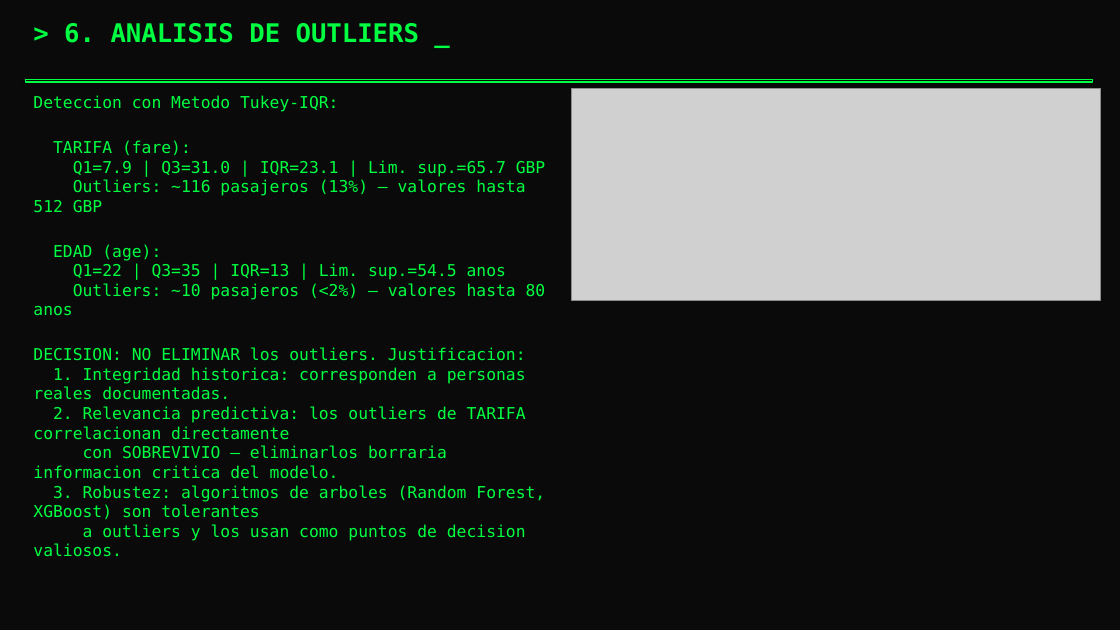
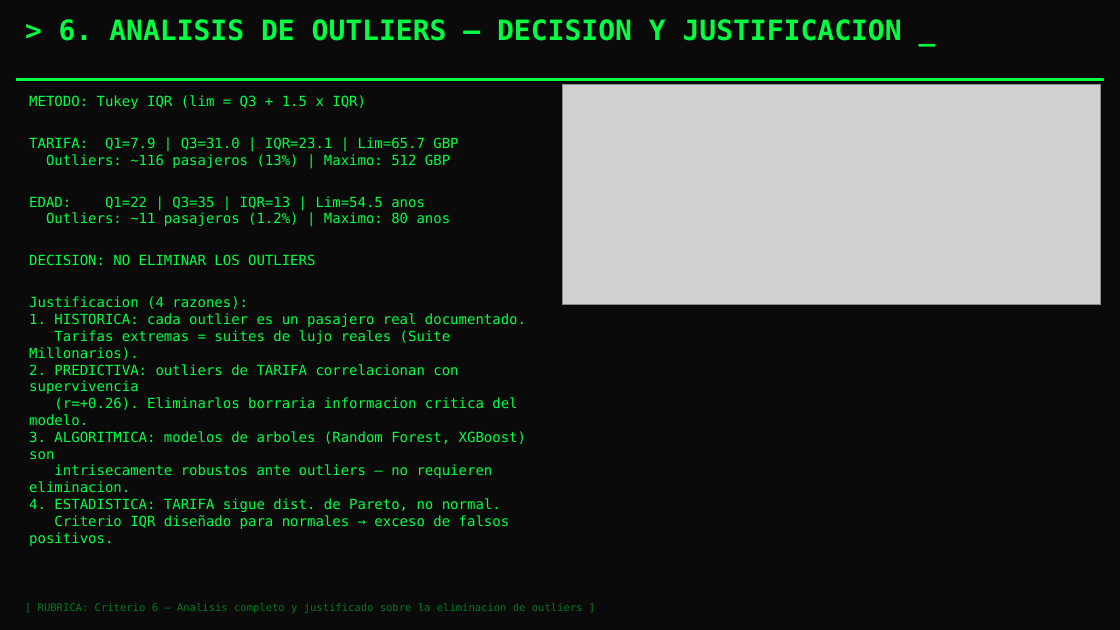
Before and after one commit to kennypallchizaca-coder/Inteligencia-Artificial, a slide deck: slide 7 of reports/Presentacion_EDA_Titanic.pptx. Drawn at 1120x630 pixels with LibreOffice and Linux fonts; fonts in the diff are those of the drawing; grey boxes stand for pictures. Boxes give left, top, right and bottom in pixels: in the first picture for what was removed or moved away, otherwise in the second. Text is boxed around its words. In the diff, an @@ line names an element or a change of style, - is before the commit and + after.

```diff
--- a/reports/Presentacion_EDA_Titanic.pptx
+++ b/reports/Presentacion_EDA_Titanic.pptx
@@ text at (x1=59, y1=19, x2=902, y2=41): text changed; size 22 to 24 pt @@
-> 6. ANALISIS DE OUTLIERS _
+> 6. ANALISIS DE OUTLIERS — DECISION Y JUSTIFICACION _
@@ rectangle resized from (x1=25, y1=80, x2=1092, y2=82) to (x1=17, y1=79, x2=1103, y2=81) @@
@@ rectangle at (x1=17, y1=79, x2=1103, y2=81): outline #00FF41 1 pt to #00FF41 1.2 pt @@
@@ picture resized from (x1=571, y1=88, x2=1101, y2=300) to (x1=563, y1=84, x2=1101, y2=304) @@
@@ text at (x1=29, y1=95, x2=526, y2=546): text changed; size 14 to 12 pt @@
-Deteccion con Metodo Tukey-IQR:
-TARIFA (fare):
-Q1=7.9 | Q3=31.0 | IQR=23.1 | Lim. sup.=65.7 GBP
-Outliers: ~116 pasajeros (13%) — valores hasta 512 GBP
-EDAD (age):
-Q1=22 | Q3=35 | IQR=13 | Lim. sup.=54.5 anos
-Outliers: ~10 pasajeros (<2%) — valores hasta 80 anos
-DECISION: NO ELIMINAR los outliers. Justificacion:
-1. Integridad historica: corresponden a personas reales documentadas.
-2. Relevancia predictiva: los outliers de TARIFA correlacionan directamente
-con SOBREVIVIO — eliminarlos borraria informacion critica del modelo.
-3. Robustez: algoritmos de arboles (Random Forest, XGBoost) son tolerantes
-a outliers y los usan como puntos de decision valiosos.
+METODO: Tukey IQR (lim = Q3 + 1.5 x IQR)
+TARIFA: Q1=7.9 | Q3=31.0 | IQR=23.1 | Lim=65.7 GBP
+Outliers: ~116 pasajeros (13%) | Maximo: 512 GBP
+EDAD: Q1=22 | Q3=35 | IQR=13 | Lim=54.5 anos
+Outliers: ~11 pasajeros (1.2%) | Maximo: 80 anos
+DECISION: NO ELIMINAR LOS OUTLIERS
+Justificacion (4 razones):
+1. HISTORICA: cada outlier es un pasajero real documentado.
+Tarifas extremas = suites de lujo reales (Suite Millonarios).
+2. PREDICTIVA: outliers de TARIFA correlacionan con supervivencia
+(r=+0.26). Eliminarlos borraria informacion critica del modelo.
+3. ALGORITMICA: modelos de arboles (Random Forest, XGBoost) son
+intrisecamente robustos ante outliers — no requieren eliminacion.
+4. ESTADISTICA: TARIFA sigue dist. de Pareto, no normal.
+Criterio IQR diseñado para normales → exceso de falsos positivos.
@@ text added at (x1=38, y1=603, x2=583, y2=613), 9 pt, text #007A1E @@
+[ RUBRICA: Criterio 6 — Analisis completo y justificado sobre la eliminacion de outliers ]
```
Also in this commit, not shown: 6 other slides changed, 1 slide added, 1 slide removed.
